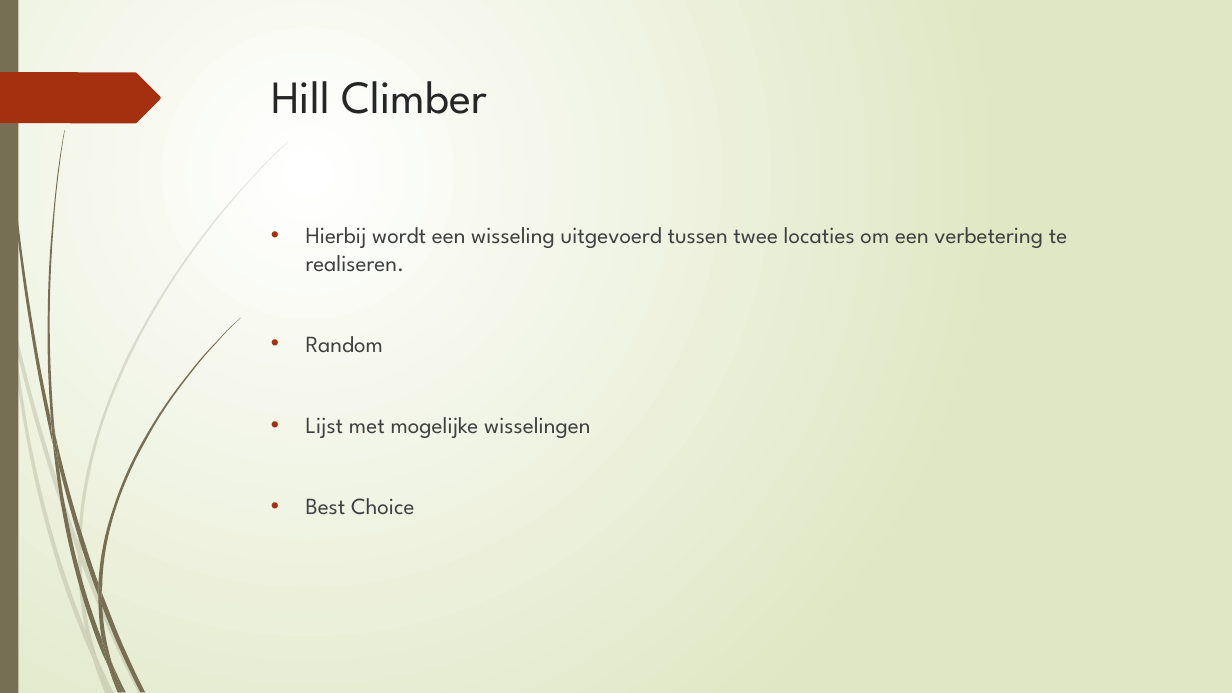
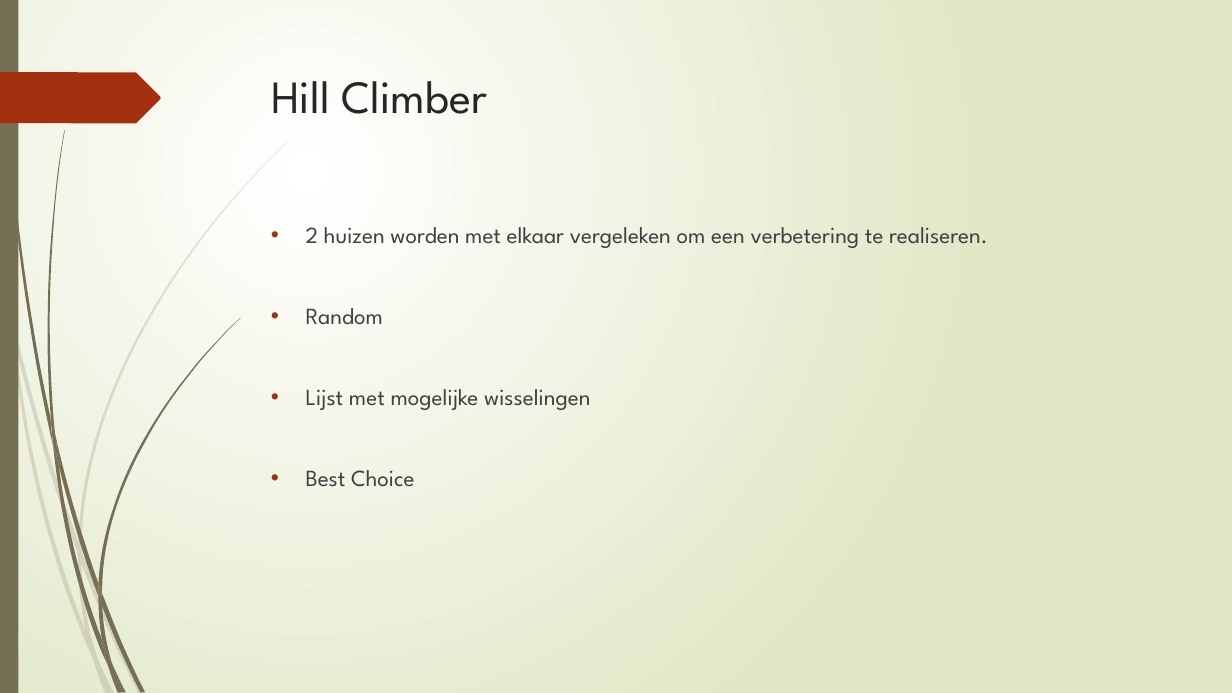
Before and after one commit to broekm006/SmartGrid, a slide deck: slide 7 of Final_V2.pptx. Drawn at 1232x693 pixels with LibreOffice and Linux fonts; fonts in the diff are those of the drawing. Boxes give left, top, right and bottom in pixels: in the first picture for what was removed or moved away, otherwise in the second. Text is boxed around its words. In the diff, an @@ line names an element or a change of style, - is before the commit and + after.

```diff
--- a/Final_V2.pptx
+++ b/Final_V2.pptx
@@ text at (306,227,988,248): text changed @@
-• Hierbij wordt een wisseling uitgevoerd tussen twee locaties om een verbetering te realiseren.
+• 2 huizen worden met elkaar vergeleken om een verbetering te realiseren.
```
Also in this commit, not shown: 9 other slides changed.
